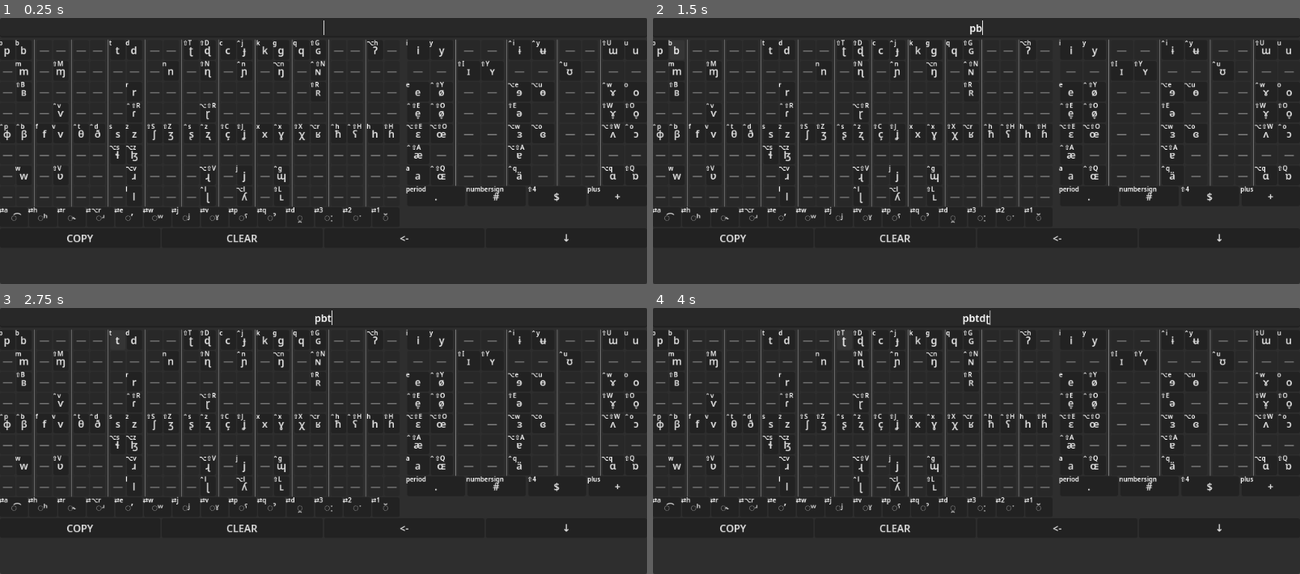
Above: before the commit, frames 1-4 (two rows, left to right).
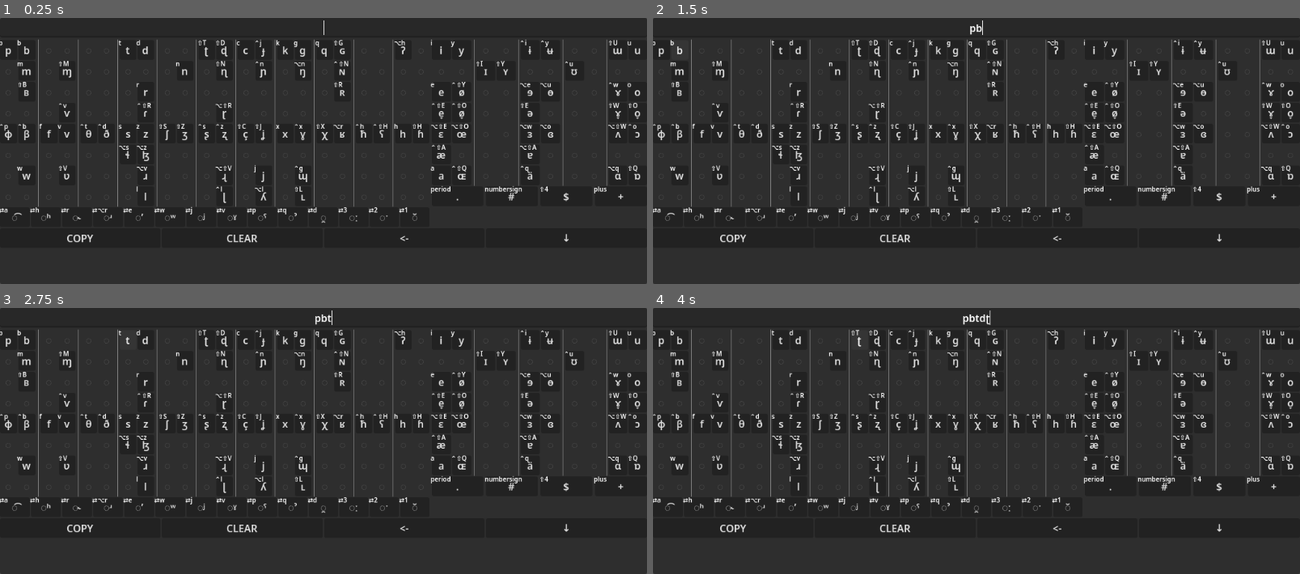
Above: after the commit, the same moments.

Repository: SeraKatha/ipa-keyboard
Game: Godot game, scene res://main.tscn
Two runs of this game, one before a commit and one after it. Both use one fixed random seed, a clock stepped at 60 frames per second and the inputs below.
Inputs:
- Up to frame 1 (0.25 s): no input
- Up to frame 2 (1.5 s): click "p" at 0.5 s; click "b" at 1.25 s
- Up to frame 3 (2.75 s): click "t" at 2 s
- Up to frame 4 (4 s): click "d" at 2.75 s; click "ʈ" at 3.5 s

The runs differ from the first frame. In frame 1, 9.1% of the frame differs, in the area x 0-100%, y 7-78%; in frame 2, 9.1%; in frame 3, 9.1%; in frame 4, 9.1%.

Commit message:
Placeholder key is now a label with a dotted circel

Diff:
--- a/keyboard/keyboard.tscn
+++ b/keyboard/keyboard.tscn
@@ -26,17 +26,18 @@
 grow_vertical = 2
 theme_override_constants/separation = 2
 
-[node name="HBoxContainer" type="HSplitContainer" parent="VBoxContainer" unique_id=109883805]
+[node name="HBoxContainer" type="HBoxContainer" parent="VBoxContainer" unique_id=164873637]
 layout_mode = 2
-collapsed = true
-dragger_visibility = 1
 
 [node name="VBoxContainer2" type="VBoxContainer" parent="VBoxContainer/HBoxContainer" unique_id=774905595]
 layout_mode = 2
+size_flags_horizontal = 3
+size_flags_stretch_ratio = 2.0
 theme_override_constants/separation = 2
 
 [node name="BasicConsonants" parent="VBoxContainer/HBoxContainer/VBoxContainer2" unique_id=1408021512 instance=ExtResource("2_eo0w7")]
 layout_mode = 2
+size_flags_stretch_ratio = 1.0
 
 [node name="ModifierPad" parent="VBoxContainer/HBoxContainer/VBoxContainer2" unique_id=1951096994 instance=ExtResource("4_aabq2")]
 unique_name_in_owner = true
@@ -44,6 +45,7 @@
 
 [node name="VBoxContainer" type="VBoxContainer" parent="VBoxContainer/HBoxContainer" unique_id=493729740]
 layout_mode = 2
+size_flags_horizontal = 3
 theme_override_constants/separation = 2
 
 [node name="BasicVowels" parent="VBoxContainer/HBoxContainer/VBoxContainer" unique_id=1474821788 instance=ExtResource("3_aabq2")]
--- /dev/null
+++ b/keyboard/keys/placeholder.tscn
@@ -0,0 +1,11 @@
+[gd_scene format=3 uid="uid://xoeu42eee7ah"]
+
+[node name="Placeholder" type="Label" unique_id=350175574]
+modulate = Color(1, 1, 1, 0.2509804)
+offset_right = 24.0
+offset_bottom = 31.0
+size_flags_horizontal = 3
+size_flags_vertical = 6
+text = "◌"
+horizontal_alignment = 1
+vertical_alignment = 1
--- a/keyboard/keys/placeholder_key.tscn
+++ /dev/null
@@ -1,6 +0,0 @@
-[gd_scene format=3 uid="uid://xoeu42eee7ah"]
-
-[node name="PlaceholderKey" type="Button" unique_id=828098883]
-focus_mode = 0
-disabled = true
-text = "—"
